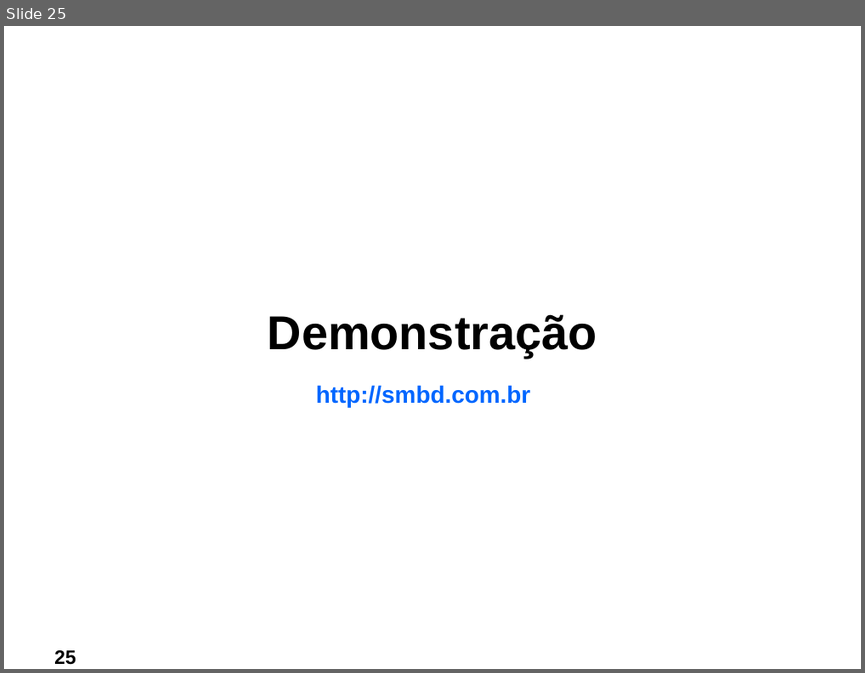
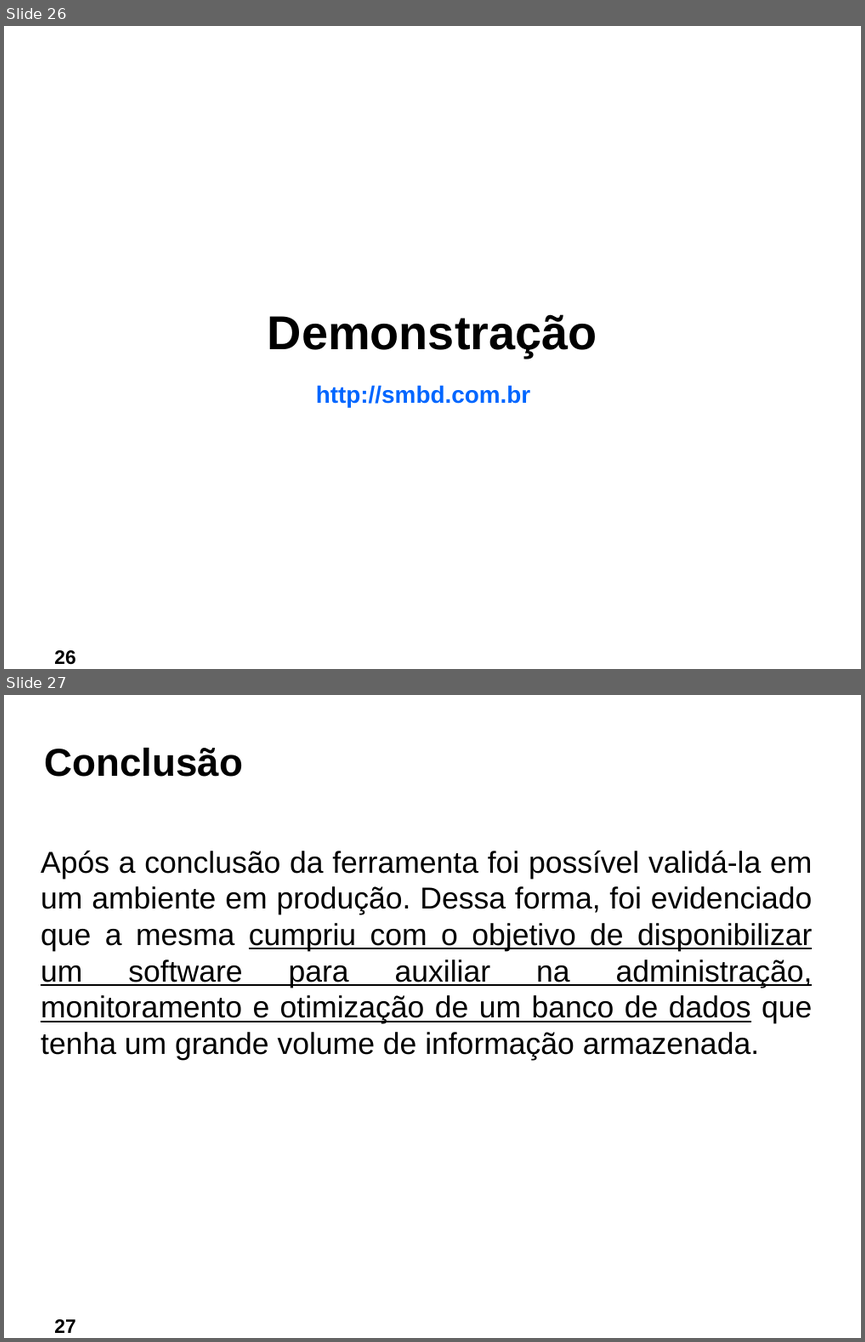
Before and after one commit to ftomasini/smdb, a slide deck: Documentos/FTOMASINI/FINAL/APRESENTACAO.odp. Shown one above the other, each under a label of ours: slide 25 before the commit, slides 26 and 27 after it. The pictures are 865x673 and 865x1342 pixels, drawn with LibreOffice and Linux fonts; fonts in the diff are those of the drawing; background and template pictures are left out. Boxes give left, top, right and bottom in pixels: in the first picture for what was removed or moved away, otherwise in the second. Text is boxed around its words. In the diff, an @@ line names an element or a change of style, - is before the commit and + after.

```diff
--- a/Documentos/FTOMASINI/FINAL/APRESENTACAO.odp
+++ b/Documentos/FTOMASINI/FINAL/APRESENTACAO.odp
@@ slide 27 added at (4,695,861,1338), background picture (left out) @@
@@ title added at (45,748,243,777), 36 pt, text #000000, bold @@
+Conclusão
@@ text added at (41,850,812,1060), 28 pt, text #000000 @@
+Após a conclusão da ferramenta foi possível validá-la em um ambiente em produção. Dessa forma, foi evidenciado que a mesma cumpriu com o objetivo de disponibilizar um software para auxiliar na administração, monitoramento e otimização de um banco de dados que tenha um grande volume de informação armazenada.
@@ page number added at (54,1319,75,1333), 18 pt, text #000000, bold @@
+27
@@ what was slide 25 is now slide 26 @@
@@ page number at (54,650,75,664): text changed @@
-25
+26
```
Also in this commit, not shown: 4 slides changed, 1 other slide added, 1 slide removed, 1 other file.
